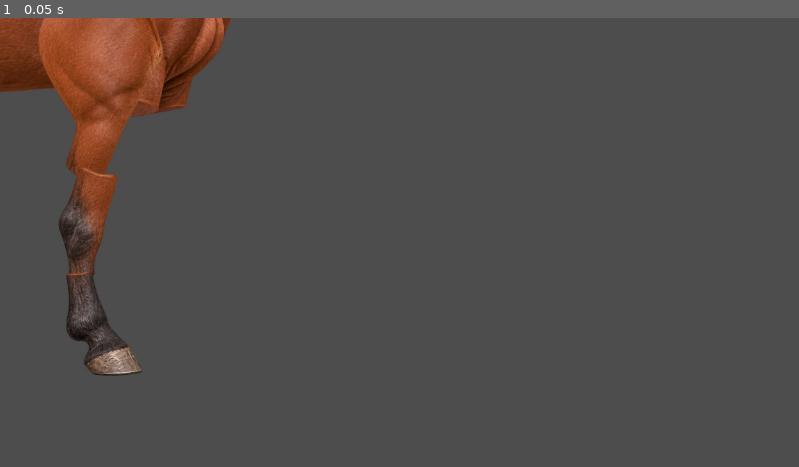
Above: before the commit, frame 1.
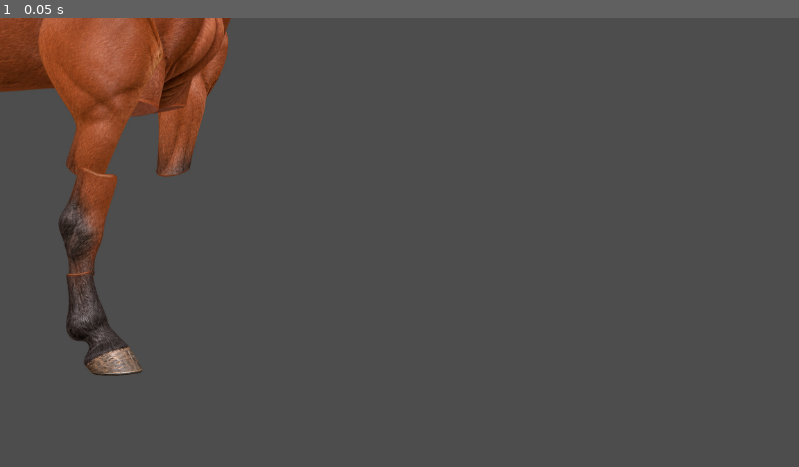
Above: after the commit, the same moment.

Repository: marceldubrig-hash/Pferd-und-Steve
Game: Godot game, scene res://scenes/horse_cutout_rig.tscn
Same seed, same stepped clock (60 frames per second), same inputs: the game is played once before the commit and once after it. This scene is started directly instead of the project's main scene.
Inputs:
- Up to frame 1 (0.05 s): no input

The runs differ from the first frame. In frame 1, 1.0% of the frame differs, in the area x 19-29%, y 2-36%.

Commit message:
Attach front far upper leg segment

Diff:
--- a/scenes/horse_cutout_rig.tscn
+++ b/scenes/horse_cutout_rig.tscn
@@ -17,6 +17,10 @@
 [sub_resource type="AtlasTexture" id="AtlasTexture_front_left_hoof"]
 atlas = ExtResource("5_front_sheet")
 region = Rect2(240, 1000, 222, 305)
+
+[sub_resource type="AtlasTexture" id="AtlasTexture_front_right_upper"]
+atlas = ExtResource("5_front_sheet")
+region = Rect2(715, 64, 274, 592)
 
 [node name="HorseCutoutRig" type="Node2D"]
 
@@ -83,8 +87,13 @@
 [node name="Hoof" type="Sprite2D" parent="HindNear/Upper/LowerPivot/Lower/HoofPivot"]
 
 [node name="FrontFar" type="Node2D" parent="."]
+position = Vector2(247, -53)
+scale = Vector2(0.5, 0.5)
+z_index = -1
 
 [node name="Upper" type="Sprite2D" parent="FrontFar"]
+position = Vector2(28.522, 268.645)
+texture = SubResource("AtlasTexture_front_right_upper")
 
 [node name="LowerPivot" type="Node2D" parent="FrontFar/Upper"]
 
Not shown: 1 places in scenes/horse_cutout_rig.tscn that only renumber resources
